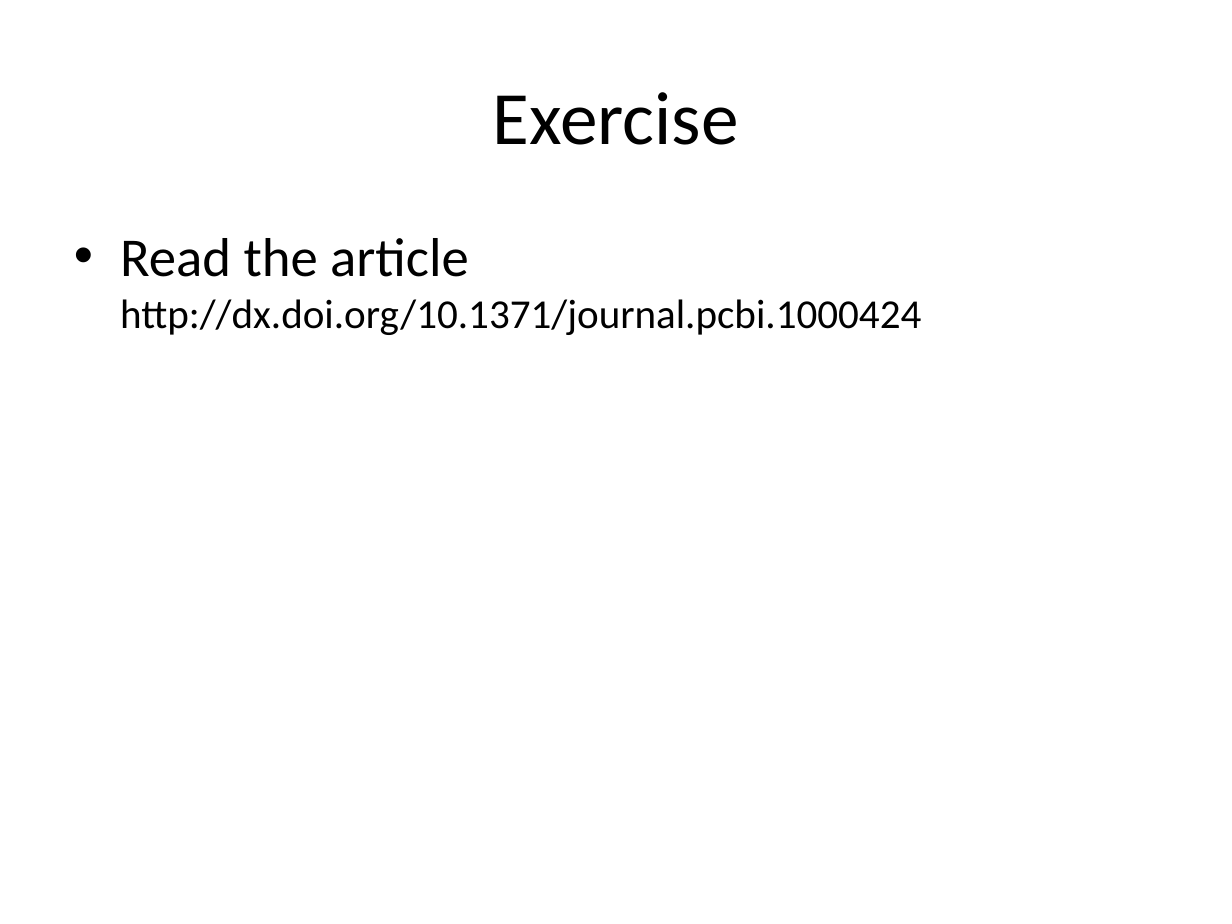
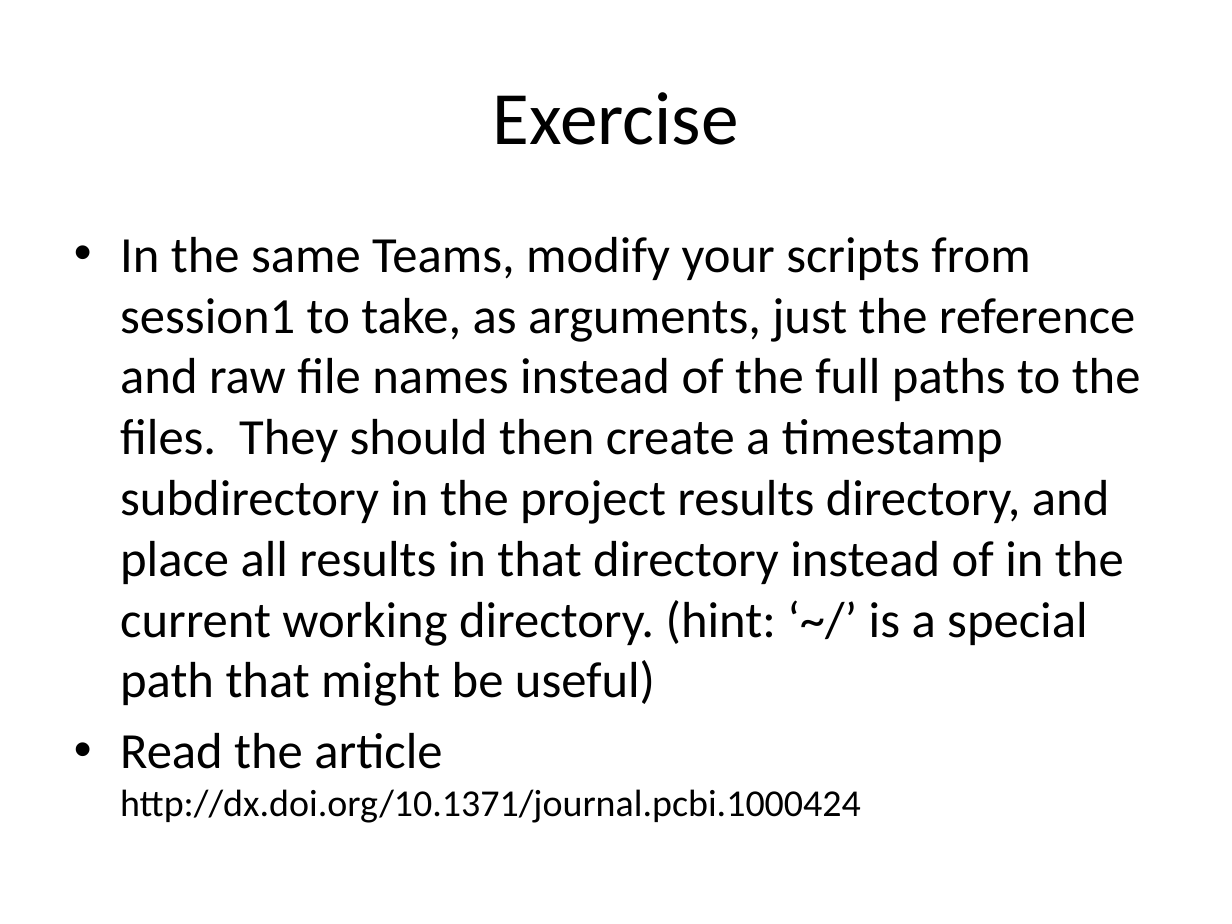
Before and after one commit to naturalis/arangs, a slide deck: slide 6 of doc/slides/day2/session2/ProjectOrg.pptx. Drawn at 1232x924 pixels with LibreOffice and Linux fonts; fonts in the diff are those of the drawing. Boxes give left, top, right and bottom in pixels: in the first picture for what was removed or moved away, otherwise in the second. Text is boxed around its words. In the diff, an @@ line names an element or a change of style, - is before the commit and + after.

Commit message:
renamed 'scripts' directory to 'src' directory to fit ProjectOrg scheme Modified Vagrantfile to mount src instead of script added a results directory to fit ProjectOrg scheme modified src/template.sh to print and store a useful formatted date as an aid for later programming

```diff
--- a/doc/slides/day2/session2/ProjectOrg.pptx
+++ b/doc/slides/day2/session2/ProjectOrg.pptx
@@ text at (120, 237, 1141, 706): paragraph added @@
+• In the same Teams, modify your scripts from session1 to take, as arguments, just the reference and raw file names instead of the full paths to the files. They should then create a timestamp subdirectory in the project results directory, and place all results in that directory instead of in the current working directory. (hint: ‘~/’ is a special path that might be useful)
@@ text at (120, 733, 861, 823): size 32 to 29.6 pt in "Read the article"; size 24 to 22.2 pt in "http://dx.doi.org/10.1371/journal.pcbi.1000424" @@
```
Also in this commit, not shown: 1 other slide changed, 9 other files.
